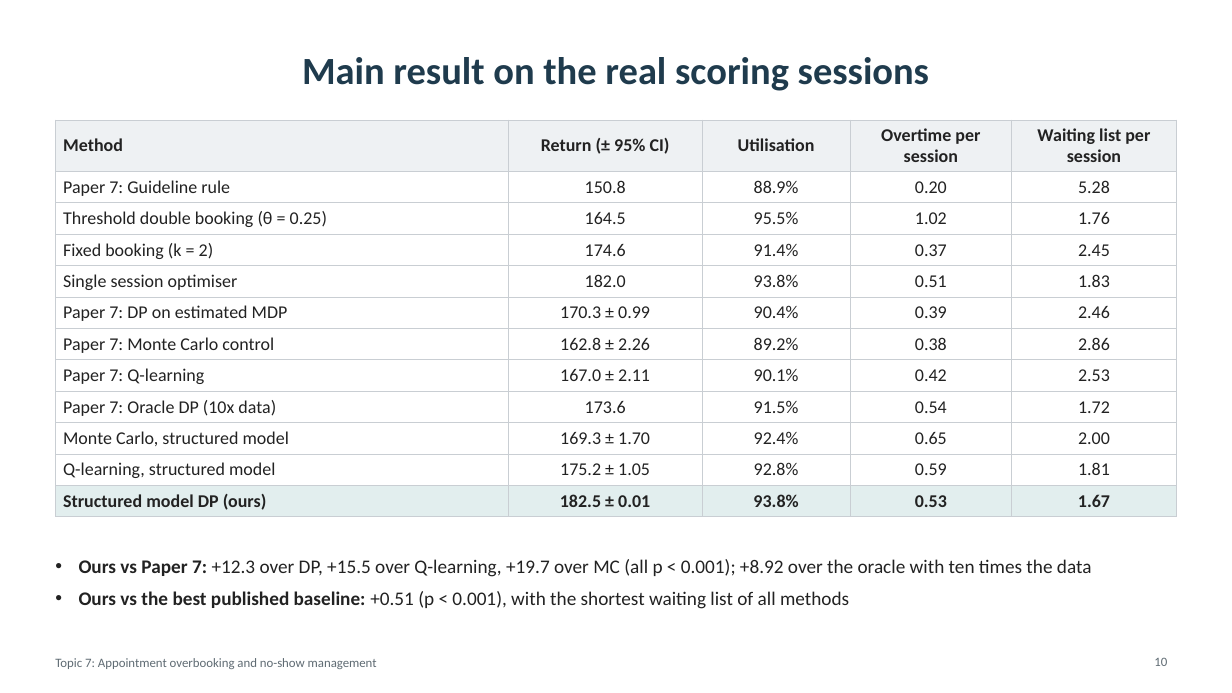
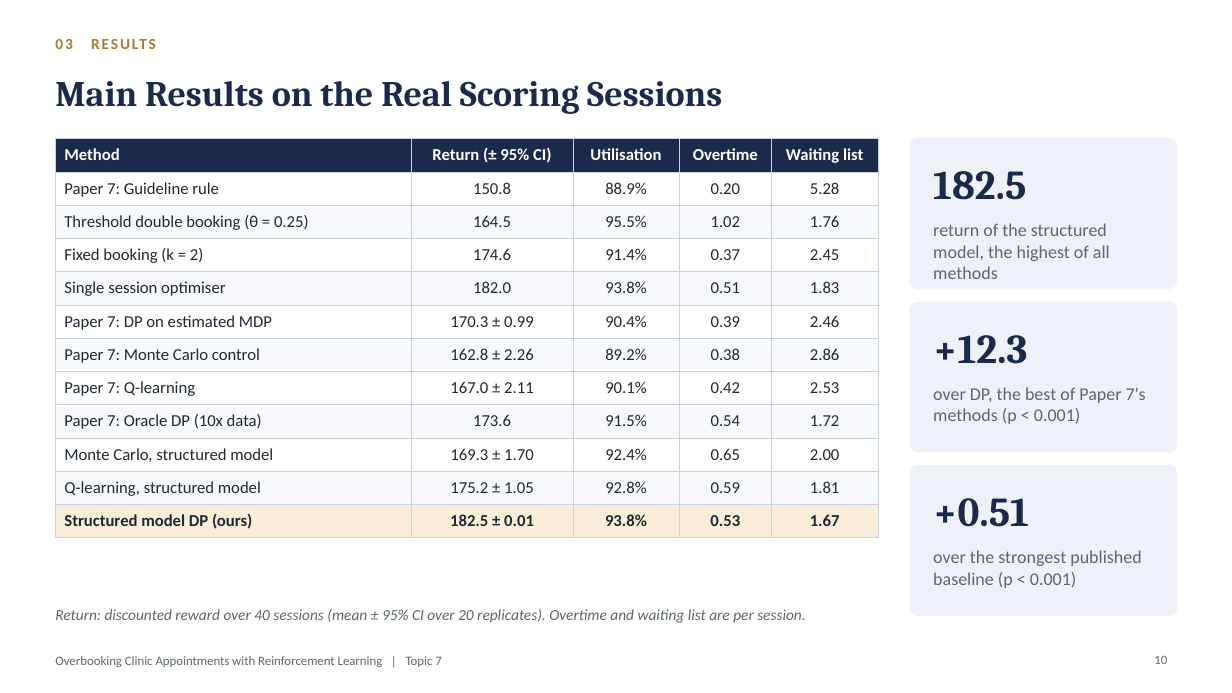
Before and after one commit to Nagasai-Datta/ml_lab, a slide deck: slide 10 of topic7/presentation/Topic7_Overbooking_Presentation.pptx. Drawn at 1232x693 pixels with LibreOffice and Linux fonts; fonts in the diff are those of the drawing. Boxes give left, top, right and bottom in pixels: in the first picture for what was removed or moved away, otherwise in the second. Text is boxed around its words. In the diff, an @@ line names an element or a change of style, - is before the commit and + after.

Commit message:
Presentation: formal wording and a new template

```diff
--- a/topic7/presentation/Topic7_Overbooking_Presentation.pptx
+++ b/topic7/presentation/Topic7_Overbooking_Presentation.pptx
@@ text added at bbox=[55, 39, 264, 107], 12 pt, text #A97C2F, bold @@
+03 RESULTS
@@ title at bbox=[55, 81, 722, 114]: text changed; size 30 to 28 pt; font Calibri to Cambria; text colour #1F3B4D to #1B2A4A @@
-Main result on the real scoring sessions
+Main Results on the Real Scoring Sessions
@@ table at bbox=[55, 139, 878, 533] @@
-row 1, column 4: Overtime per session
+row 1, column 4: Overtime
-row 1, column 5: Waiting list per session
+row 1, column 5: Waiting list
@@ fill #EEF1F3 to #1B2A4A in row 1 @@
@@ fill #FFFFFF to #F7F9FC in 25 cells @@
@@ fill #E2EEEE to #F8EEDA in row 12 @@
@@ size 14 to 13 pt, text colour #222222 to #1F2933 @@
@@ text colour #222222 to #FFFFFF in "Method", "Return (± 95% CI)", "Utilisation" @@
@@ borders changed @@
@@ table: place and size @@
-table at bbox=[55, 120, 1177, 514]
+table at bbox=[55, 139, 878, 533]
@@ rounded rectangle added at bbox=[910, 139, 1177, 288], fill #EEF2F8, outline #EEF2F8 1 pt @@
@@ text added at bbox=[933, 171, 1026, 200], 32 pt, text #1B2A4A, bold @@
+182.5
@@ text added at bbox=[933, 223, 1110, 279], 14 pt, text #5B6770 @@
+return of the structured model, the highest of all methods
@@ rounded rectangle added at bbox=[910, 302, 1177, 452], fill #EEF2F8, outline #EEF2F8 1 pt @@
@@ text added at bbox=[933, 335, 1027, 364], 32 pt, text #1B2A4A, bold @@
++12.3
@@ text added at bbox=[933, 387, 1146, 424], 14 pt, text #5B6770 @@
+over DP, the best of Paper 7's methods (p < 0.001)
@@ rounded rectangle added at bbox=[910, 466, 1177, 616], fill #EEF2F8, outline #EEF2F8 1 pt @@
@@ text added at bbox=[933, 498, 1029, 527], 32 pt, text #1B2A4A, bold @@
++0.51
@@ text removed at bbox=[79, 559, 1092, 609] @@
-• Ours vs Paper 7: +12.3 over DP, +15.5 over Q-learning, +19.7 over MC (all p < 0.001); +8.92 over the oracle with ten times the data
-• Ours vs the best published baseline: +0.51 (p < 0.001), with the shortest waiting list of all methods
@@ text added at bbox=[933, 550, 1141, 588], 14 pt, text #5B6770 @@
+over the strongest published baseline (p < 0.001)
@@ text added at bbox=[55, 609, 805, 623], 12 pt, text #5B6770, italic @@
+Return: discounted reward over 40 sessions (mean ± 95% CI over 20 replicates). Overtime and waiting list are per session.
@@ text at bbox=[55, 656, 441, 667]: text changed; text colour #5F6B73 to #5B6770 @@
-Topic 7: Appointment overbooking and no-show management
+Overbooking Clinic Appointments with Reinforcement Learning | Topic 7
@@ page number at bbox=[1154, 656, 1167, 664]: text colour #5F6B73 to #5B6770 @@
```
Also in this commit, not shown: 19 other slides changed, 1 slide added, 1 slide removed, 1 other file.
